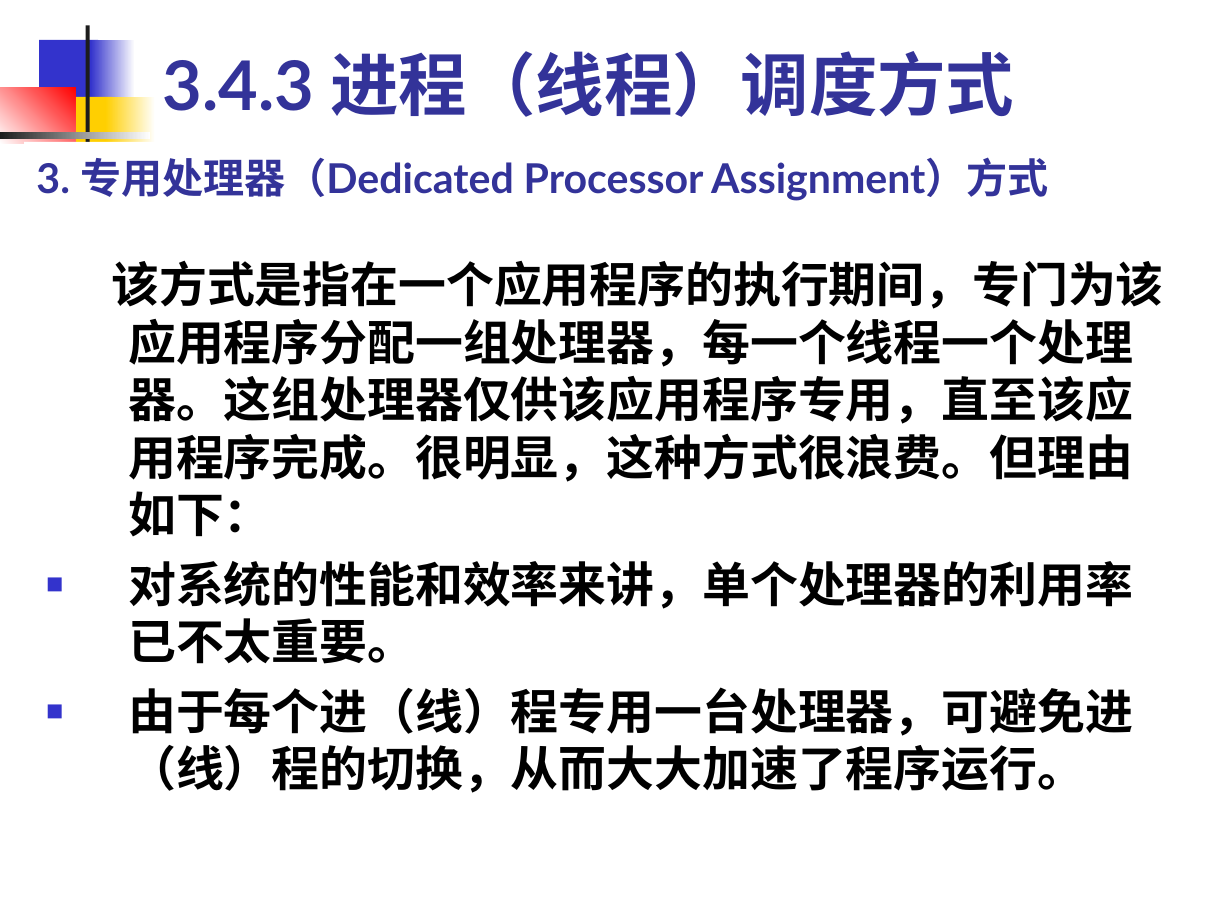
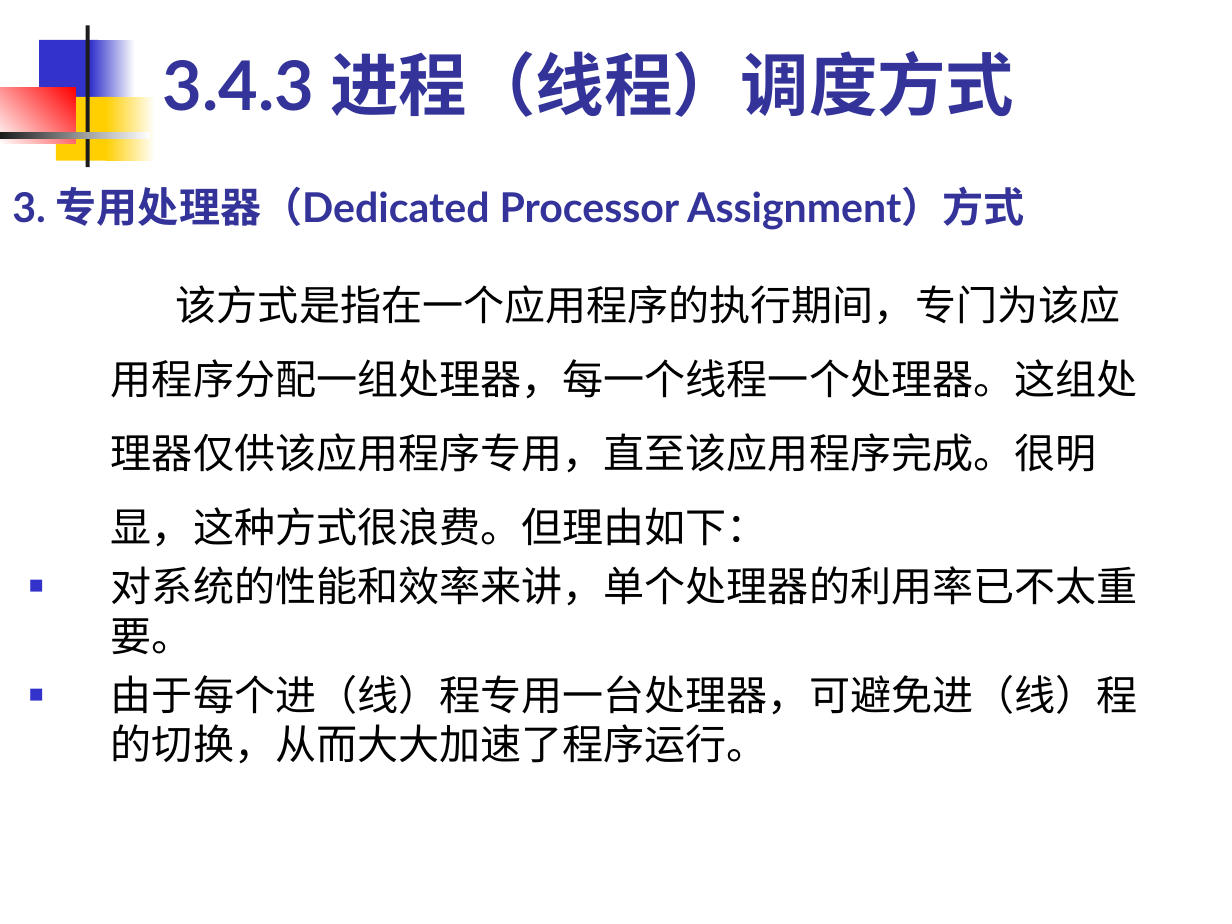
Before and after one commit to edu2act/course-OS, a slide deck: slide 78 of materials/slides/OS_Chap 3.ppt. Drawn at 1232x924 pixels with LibreOffice and Linux fonts; fonts in the diff are those of the drawing. Boxes give left, top, right and bottom in pixels: in the first picture for what was removed or moved away, otherwise in the second. Text is boxed around its words. In the diff, an @@ line names an element or a change of style, - is before the commit and + after.

```diff
--- a/materials/slides/OS_Chap 3.ppt
+++ b/materials/slides/OS_Chap 3.ppt
@@ title "3. 专用处理器（Dedicated Processor Assignment）方式": place and size @@
-title "3. 专用处理器（Dedicated Processor Assignment）方式" at <box>36,157,1049,201</box>
+title "3. 专用处理器（Dedicated Processor Assignment）方式" at <box>12,186,1025,230</box>
@@ text "该方式是指在一个应用程序的执行期间，专门为该应用程序分配一组处理器，每一个线程一个处理器。这组处理器仅供该应用程序专用， ...": place and size @@
-text "该方式是指在一个应用程序的执行期间，专门为该应用程序分配一组处理器，每一个线程一个处理器。这组处理器仅供该应用程序专用， ..." at <box>111,260,1164,793</box>
+text "该方式是指在一个应用程序的执行期间，专门为该应用程序分配一组处理器，每一个线程一个处理器。这组处理器仅供该应用程序专用， ..." at <box>111,285,1138,764</box>
@@ text "该方式是指在一个应用程序的执行期间，专门为该应用程序分配一组处理器，每一个线程一个处理器。这组处理器仅供该应用程序专用， ..." at <box>111,285,1138,764</box>: size 28 to 24 pt, font Lato to Times New Roman, bold off; line spacing 1 to 1.5; less space between paragraphs @@
```
Also in this commit, not shown: 113 other slides changed, 7 other files.
